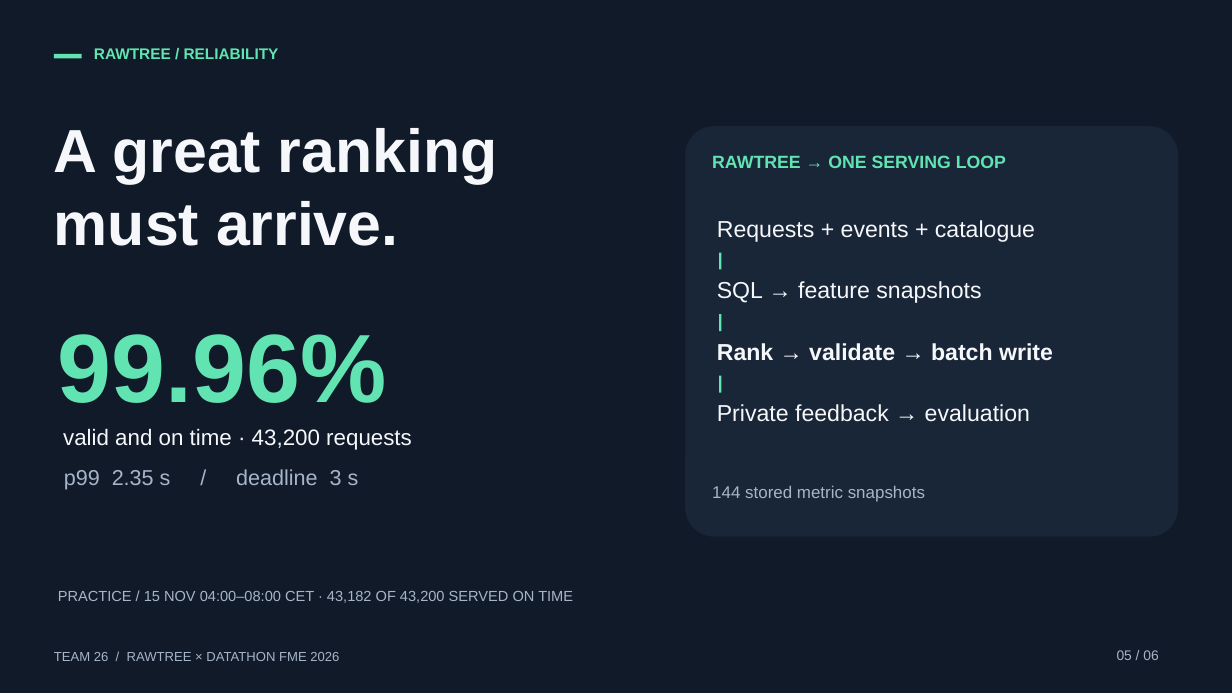
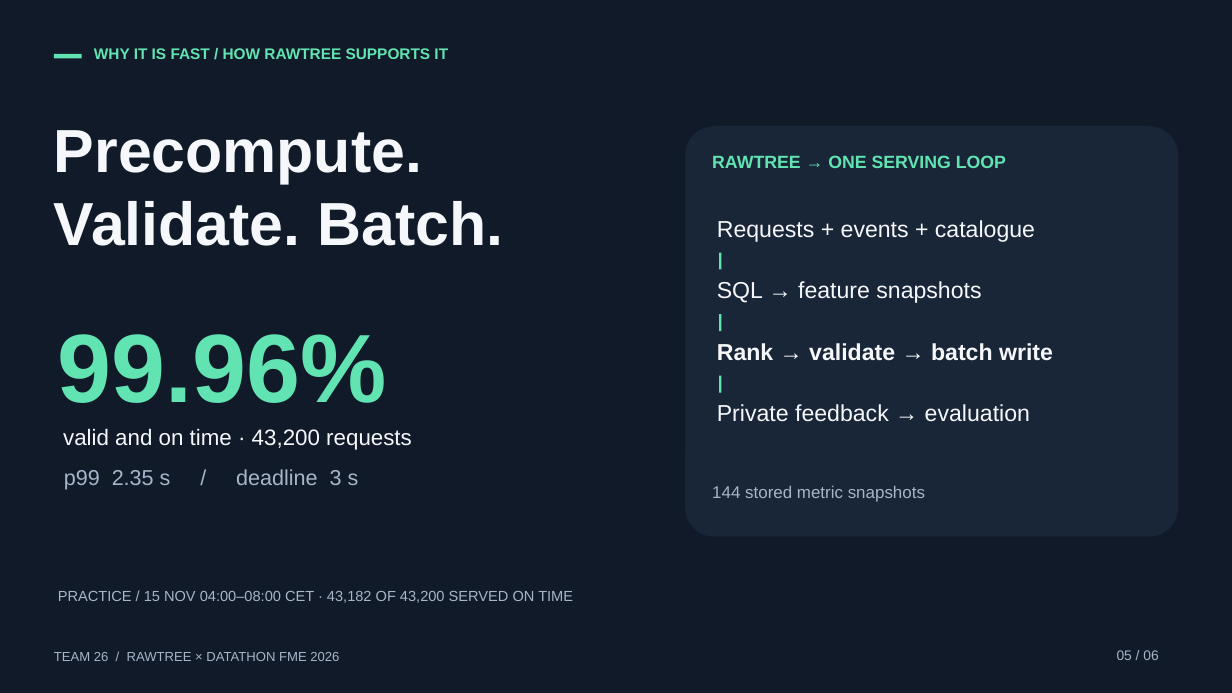
Before and after one commit to SalvaColl/datathon-fme, a slide deck: slide 5 of presentation/pitch_3min/Team26_3min.pptx. Drawn at 1232x693 pixels with LibreOffice and Linux fonts; fonts in the diff are those of the drawing. Boxes give left, top, right and bottom in pixels: in the first picture for what was removed or moved away, otherwise in the second. Text is boxed around its words. In the diff, an @@ line names an element or a change of style, - is before the commit and + after.

```diff
--- a/presentation/pitch_3min/Team26_3min.pptx
+++ b/presentation/pitch_3min/Team26_3min.pptx
@@ text at (94,48,448,59): text changed @@
-RAWTREE / RELIABILITY
+WHY IT IS FAST / HOW RAWTREE SUPPORTS IT
@@ text at (54,130,503,246): text changed @@
-A great ranking
-must arrive.
+Precompute.
+Validate. Batch.
```
Also in this commit, not shown: 3 other slides changed, 2 slides added, 2 slides removed, 19 other files.
